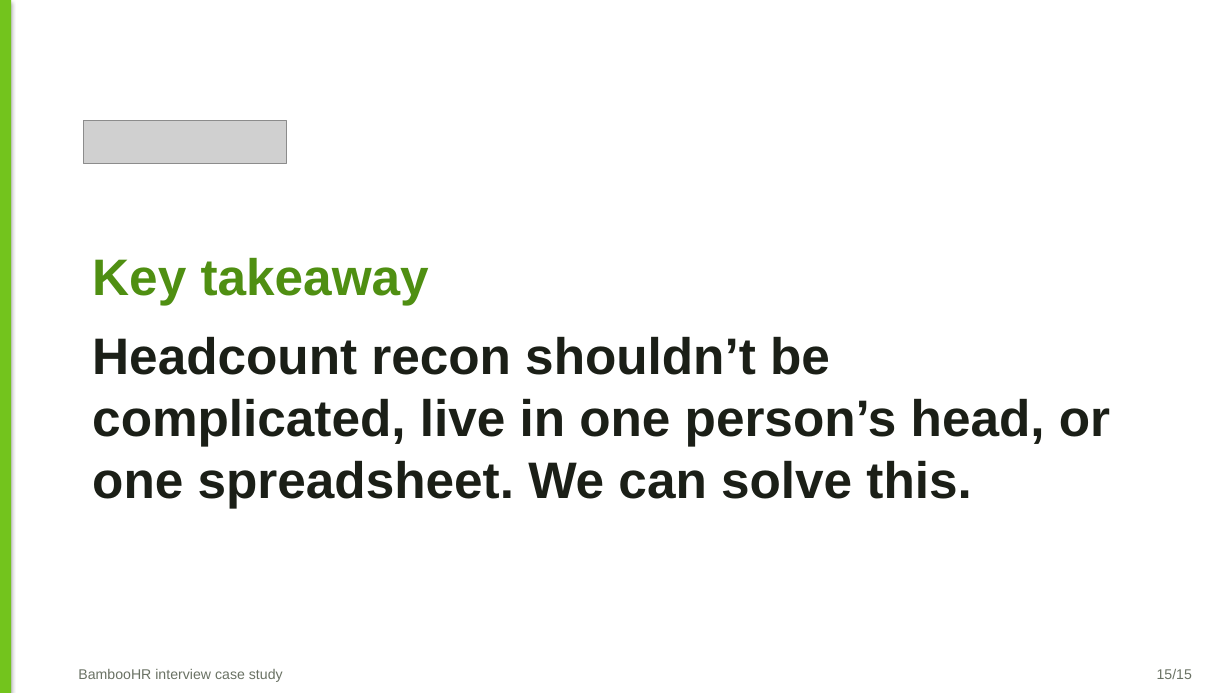
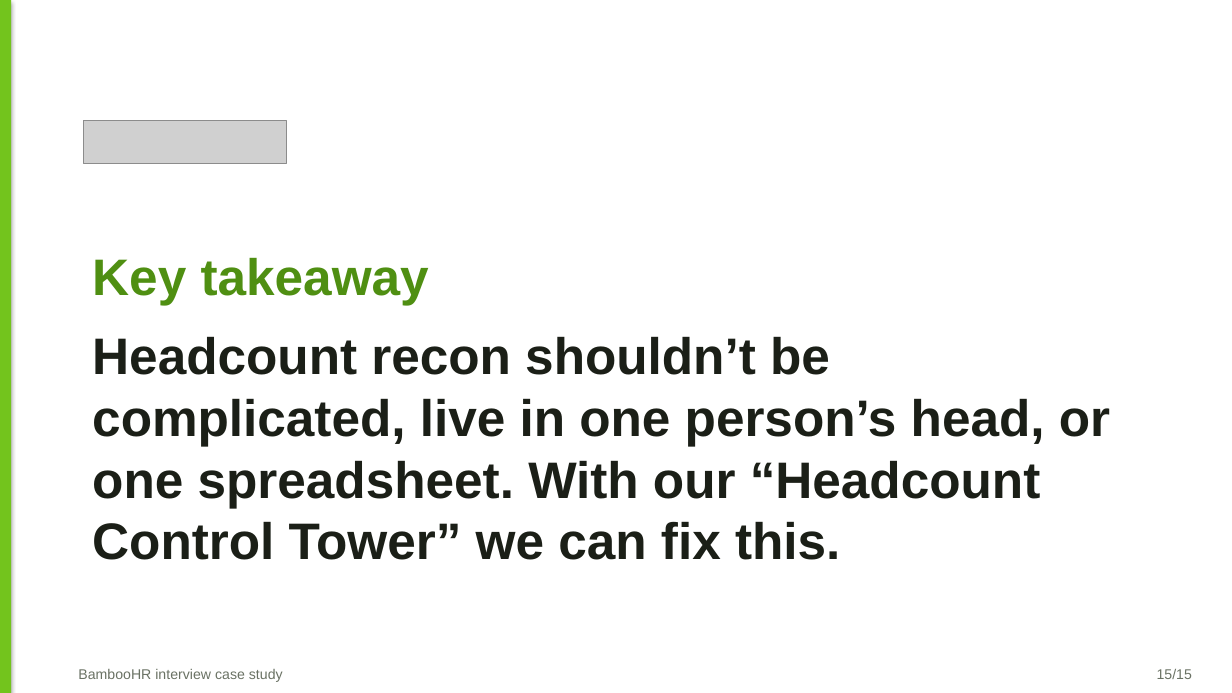
Before and after one commit to Brigdawg/Headcount-Reconciliation, a slide deck: slide 15 of deck/Headcount_Control_Tower_Case_Study.pptx. Drawn at 1232x693 pixels with LibreOffice and Linux fonts; fonts in the diff are those of the drawing; grey boxes stand for pictures. Boxes give left, top, right and bottom in pixels: in the first picture for what was removed or moved away, otherwise in the second. Text is boxed around its words. In the diff, an @@ line names an element or a change of style, - is before the commit and + after.

```diff
--- a/deck/Headcount_Control_Tower_Case_Study.pptx
+++ b/deck/Headcount_Control_Tower_Case_Study.pptx
@@ text at [92, 336, 1110, 560]: text changed @@
-Headcount recon shouldn’t be complicated, live in one person’s head, or one spreadsheet. We can solve this.
+Headcount recon shouldn’t be complicated, live in one person’s head, or one spreadsheet. With our “Headcount Control Tower” we can fix this.
```
Also in this commit, not shown: 9 other slides changed.
